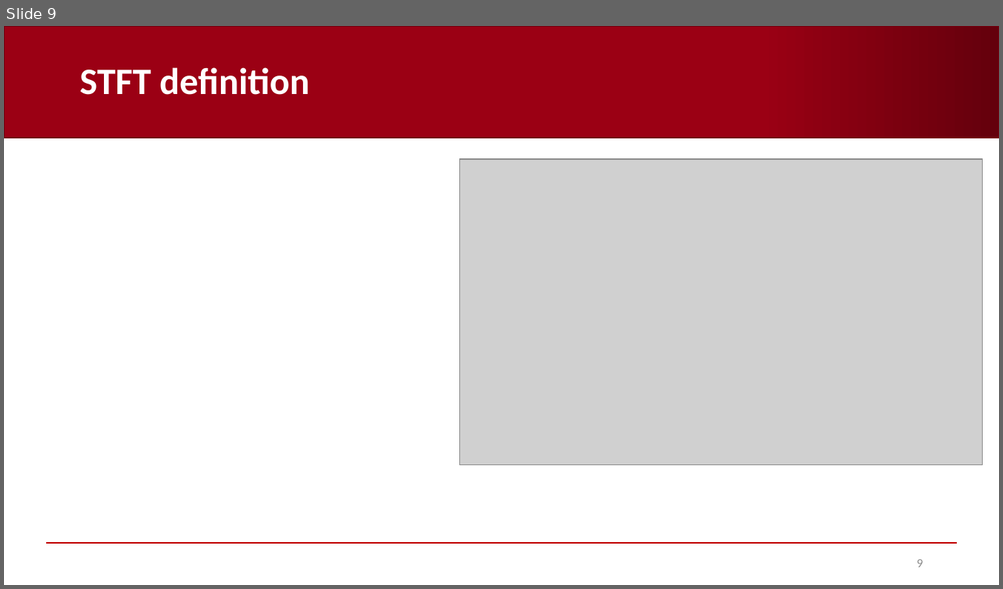
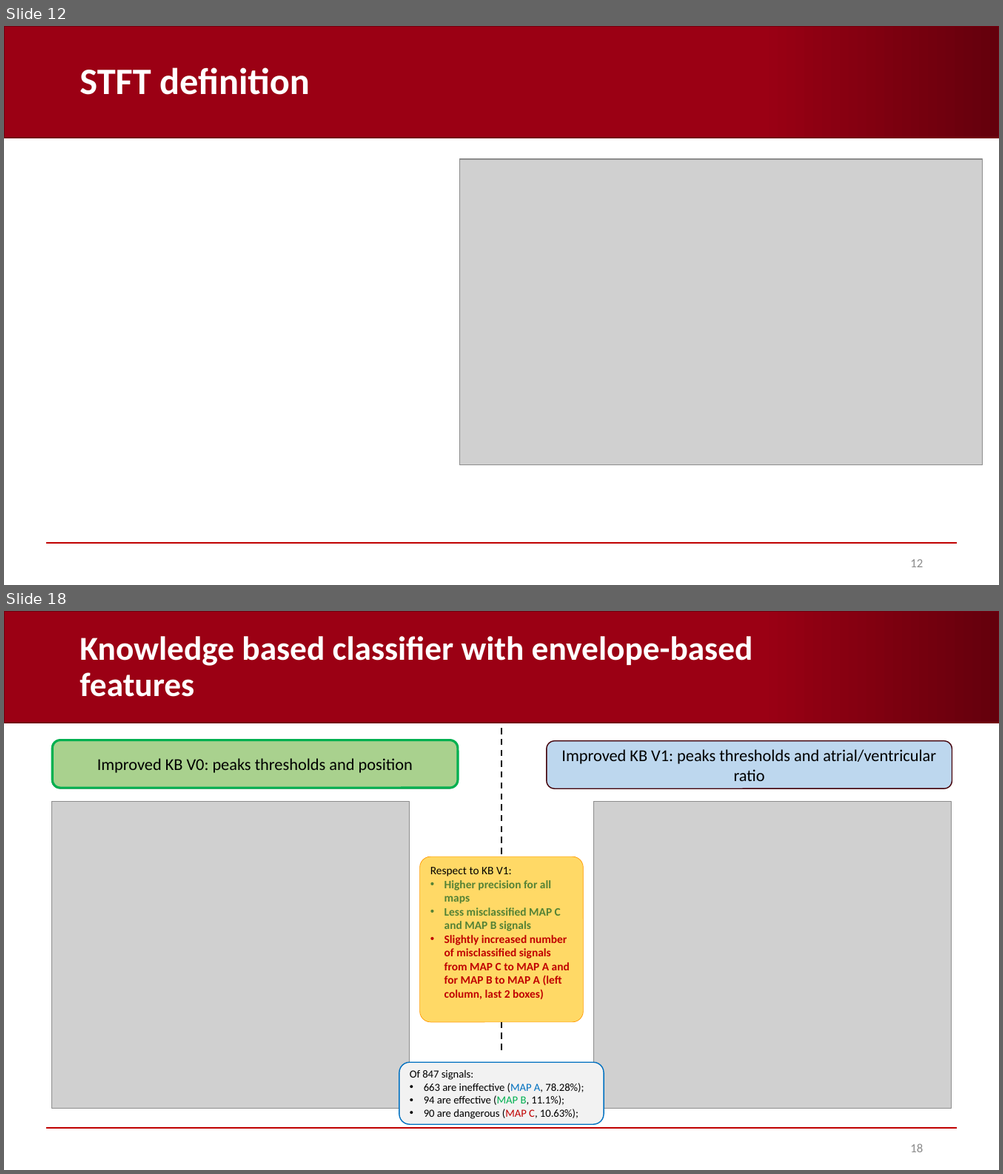
Before and after one commit to AndreaCorrado00/Tesi_magistrale_Corrado_Andrea, a slide deck: Documentation/9. Features and classification results V2.pptx. Shown one above the other, each under a label of ours: slide 9 before the commit, slides 12 and 18 after it; the slides between them are not shown. The pictures are 1003x589 and 1003x1174 pixels, drawn with LibreOffice and Linux fonts; fonts in the diff are those of the drawing; grey boxes stand for pictures; background and template pictures are left out. Boxes give left, top, right and bottom in pixels: in the first picture for what was removed or moved away, otherwise in the second. Text is boxed around its words. In the diff, an @@ line names an element or a change of style, - is before the commit and + after.

```diff
--- a/Documentation/9. Features and classification results V2.pptx
+++ b/Documentation/9. Features and classification results V2.pptx
@@ slide 18 added at box(4, 611, 999, 1170), background #FFFFFF; not listed: 2 template elements that a slide beside it also shows @@
@@ title added at box(79, 636, 753, 697), 32.4 pt, text #FFFFFF, bold @@
+Knowledge based classifier with envelope-based features
@@ rounded rectangle added at box(52, 741, 457, 789), fill #BDD7EE, outline #440009 1 pt, 16 pt, text #000000 @@
+Improved KB V0: peaks thresholds and position
@@ rounded rectangle added at box(53, 740, 458, 788), fill #A9D18E, outline #00B050 2.25 pt, 16 pt, text #000000 @@
+Improved KB V0: peaks thresholds and position
@@ line added from (502, 728) to (502, 1054), #000000 1.5 pt dashed @@
@@ rounded rectangle added at box(546, 741, 951, 789), fill #BDD7EE, outline #440009 1 pt, 16 pt, text #000000 @@
+Improved KB V1: peaks thresholds and atrial/ventricular ratio
@@ picture added at box(52, 802, 409, 1109) @@
@@ rectangle added at box(450, 789, 468, 801), fill #FFFFFF, outline #FFFFFF 1 pt @@
@@ picture added at box(594, 802, 950, 1109) @@
@@ rounded rectangle added at box(420, 857, 583, 1022), fill #FFD966, outline #FF9900 0.5 pt, 11 pt, text #C00000, bold @@
+Respect to KB V1:
+• Higher precision for all maps
+• Less misclassified MAP C and MAP B signals
+• Slightly increased number of misclassified signals from MAP C to MAP A and for MAP B to MAP A (left column, last 2 boxes)
@@ rounded rectangle added at box(399, 1062, 604, 1125), fill #F2F2F2, outline #0070C0 1 pt, 10.5 pt, text #000000 @@
+Of 847 signals:
+• 663 are ineffective (MAP A, 78.28%);
+• 94 are effective (MAP B, 11.1%);
+• 90 are dangerous (MAP C, 10.63%);
@@ page number added at box(910, 1144, 922, 1153), 12 pt, text #8C8C8C @@
+18
@@ what was slide 9 is now slide 12 @@
@@ page number at box(910, 560, 922, 568): text changed @@
-9
+12
```
Also in this commit, not shown: 3 slides changed, 18 other slides added, 1 other file.
